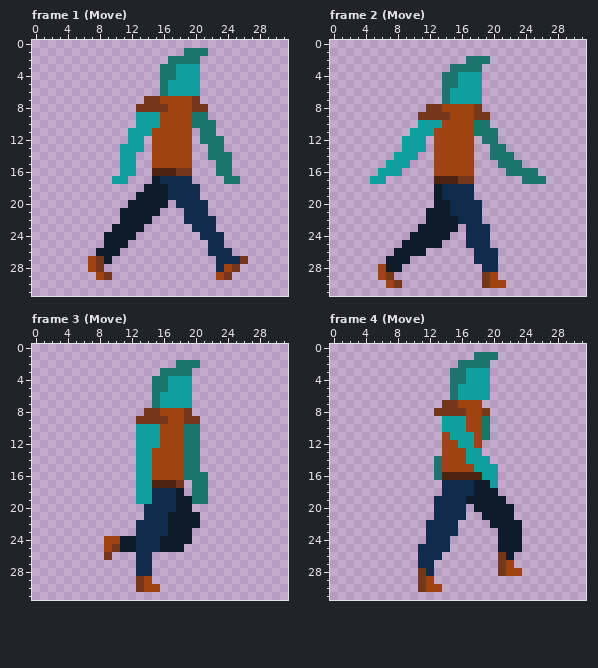
Edited in one commit: pixel-art file (Assets/Sprites/ase/human.aseprite). The picture above was drawn from the file before the commit.
32x32 pixels, 56 frames. Shown: frame 1 (Move), frame 2 (Move), frame 3 (Move), frame 4 (Move). The commit also changed other frames, which this record leaves out.
After the commit:
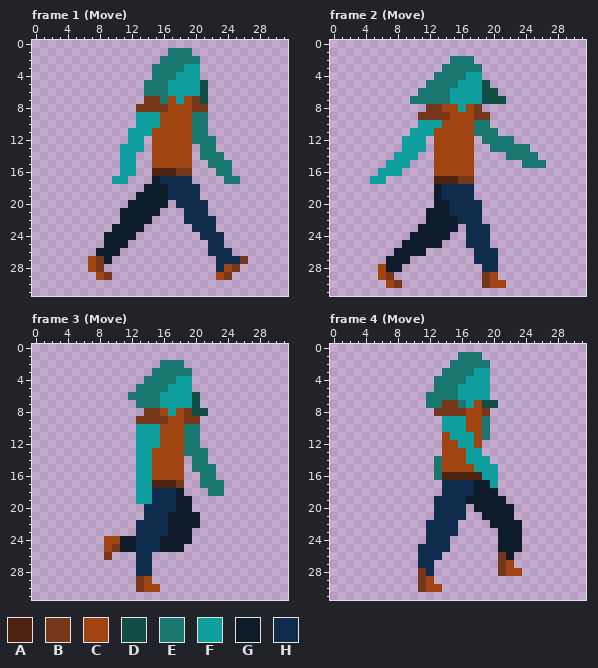
Palette (. is transparent): A #4d2310  B #763619  C #9f4310  D #104d45  E #19766e  F #109f9f  G #0d1b2b  H #102c4d
From the commit log: feat: female human variant
Diff:
layer "body_male" added
layer "head_female" added
layer "body" removed
layer "head" removed
Frame 1 (Move):
The edit adds colour D in rows 5 to 7 at x 21.
The edit adds colour E in row 1 at x 17 to 18; in row 2 at x 16; in rows 3 to 4 at x 15; in rows 5 to 6 at x 14 to 15; in rows 11 to 12 at x 20; in rows 13 to 14 at x 21.
The edit adds colour E in row 15 at x 22.
Colour C gives way to colour E in row 7 at x 16.
Colour F gives way to colour E in row 3 at x 18.
Colour C gives way to colour F in row 7 at x 18.
The author cleared colour E in row 1 at x 20 to 21; in rows 10 to 11 at x 22; in rows 12 to 13 at x 23; in row 14 at x 24.
Frame 2 (Move):
The edit adds colour D in row 5 at x 19; in row 6 at x 19 to 20; in row 7 at x 19 to 21.
The edit adds colour E in row 2 at x 15 to 16; in row 3 at x 14; in row 4 at x 13; in row 5 at x 12 to 13; in row 6 at x 11 to 13; in row 7 at x 10 to 13.
The edit adds colour E in row 12 at x 21 to 22; in row 13 at x 22 to 24; in row 14 at x 23 to 25; in row 15 at x 24 to 26.
Colour F gives way to colour E in row 4 at x 16.
Colour C gives way to colour F in row 8 at x 16.
The author cleared colour E in row 2 at x 18 to 19; in row 14 at x 20 to 21; in row 15 at x 21 to 23; in row 16 at x 22 to 25; in row 17 at x 24 to 26.
Frame 3 (Move):
The edit adds colour D in rows 6 to 7 at x 20; in row 8 at x 20 to 21.
The edit adds colour E in row 2 at x 16 to 17; in row 3 at x 15; in row 4 at x 14; in row 5 at x 13 to 14; in row 6 at x 12 to 14; in row 7 at x 13 to 14.
The edit adds colour E in rows 13 to 14 at x 21; in row 15 at x 21 to 22; in row 16 at x 22; in rows 17 to 18 at x 22 to 23.
Colour F gives way to colour E in row 4 at x 17.
Colour C gives way to colour F in row 8 at x 17.
The author cleared colour E in row 2 at x 19 to 20; in rows 14 to 15 at x 19; in row 16 at x 19 to 20; in row 17 at x 20; in rows 18 to 19 at x 20 to 21.
Frame 4 (Move):
The edit adds colour D in row 7 at x 19 to 20.
The edit adds colour E in row 1 at x 16 to 17; in row 2 at x 15; in row 3 at x 14; in rows 4 to 5 at x 13 to 14; in row 6 at x 12 to 14; in row 7 at x 12 to 13.
Colour C gives way to colour E in row 7 at x 16.
Colour F gives way to colour E in row 3 at x 17.
Colour C gives way to colour F in row 7 at x 17.
The author cleared colour E in row 1 at x 19 to 20.
